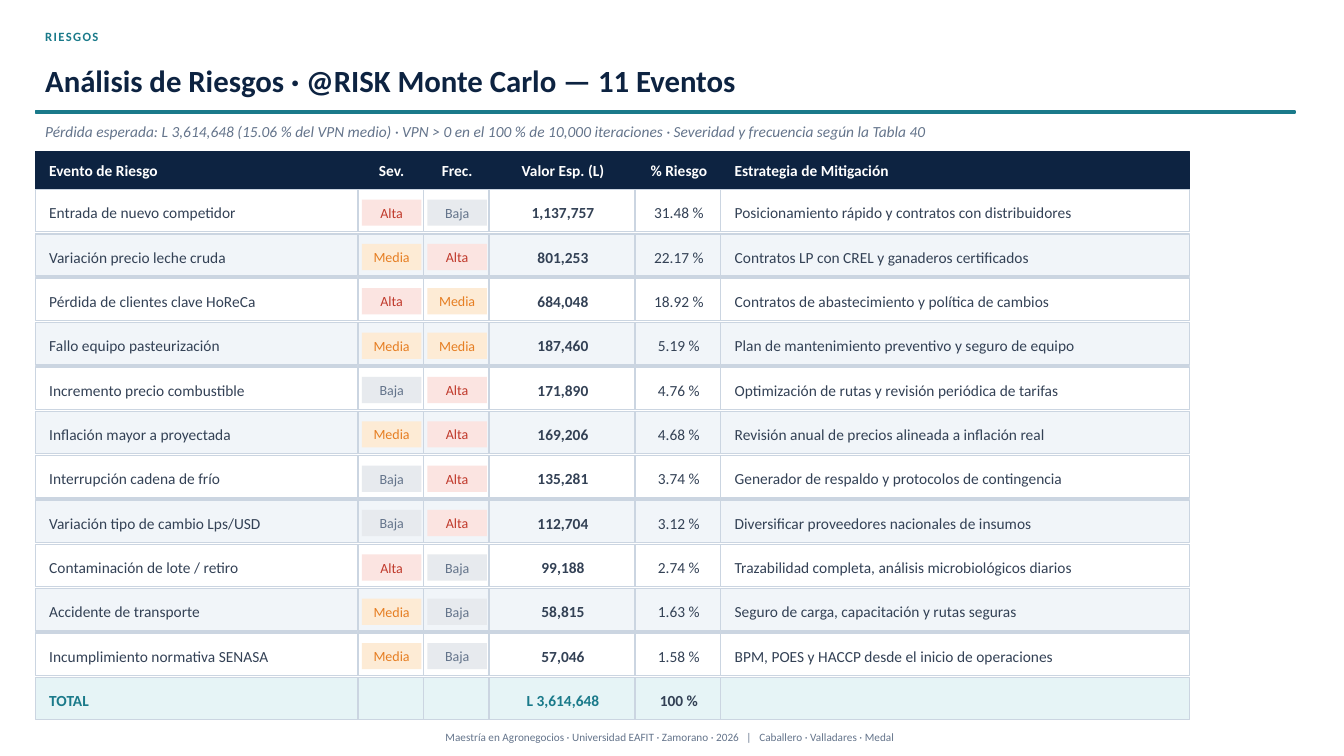
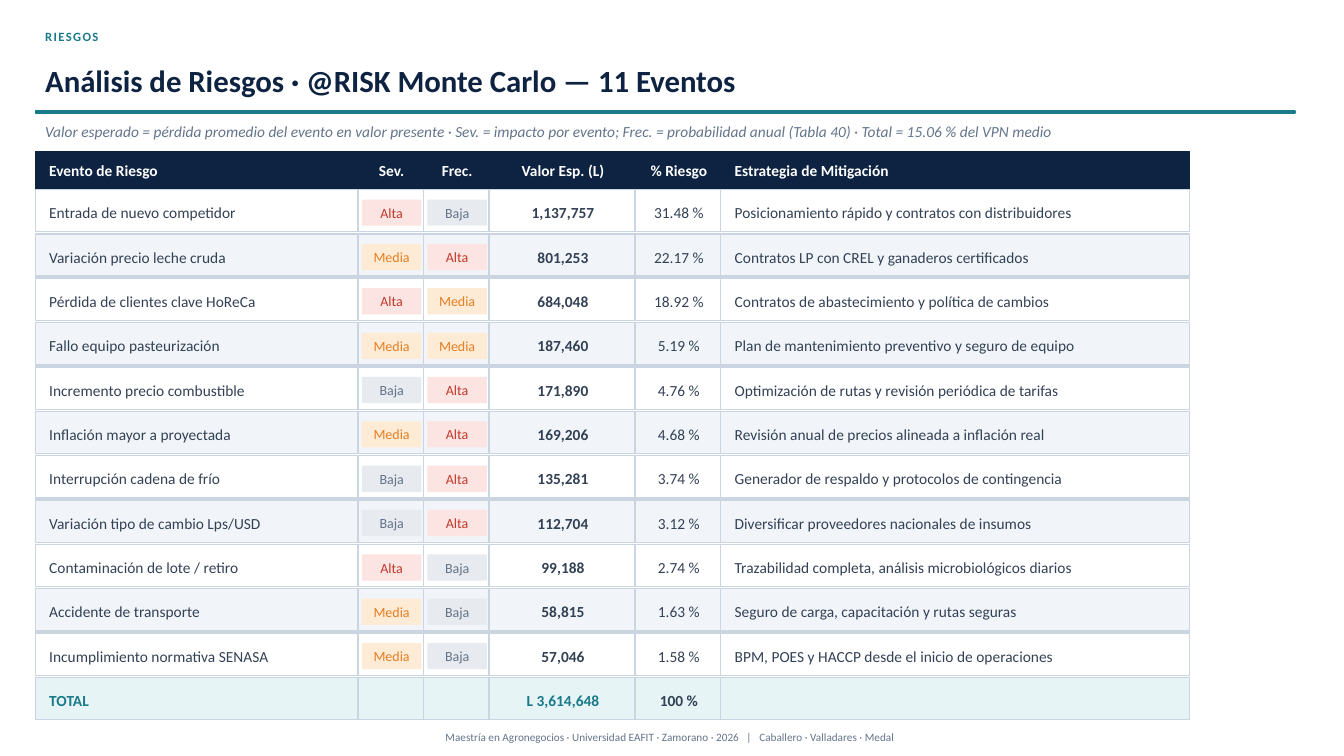
Before and after one commit to modelqdeluxe-ops/ss, a slide deck: slide 29 of Defensa_Tesis_Jaime_Fredy_Horacio_corregida.pptx. Drawn at 1344x756 pixels with LibreOffice and Linux fonts; fonts in the diff are those of the drawing. Boxes give left, top, right and bottom in pixels: in the first picture for what was removed or moved away, otherwise in the second. Text is boxed around its words. In the diff, an @@ line names an element or a change of style, - is before the commit and + after.

```diff
--- a/Defensa_Tesis_Jaime_Fredy_Horacio_corregida.pptx
+++ b/Defensa_Tesis_Jaime_Fredy_Horacio_corregida.pptx
@@ text at bbox=[45, 126, 1051, 140]: text changed @@
-Pérdida esperada: L 3,614,648 (15.06 % del VPN medio) · VPN > 0 en el 100 % de 10,000 iteraciones · Severidad y frecuencia según la Tabla 40
+Valor esperado = pérdida promedio del evento en valor presente · Sev. = impacto por evento; Frec. = probabilidad anual (Tabla 40) · Total = 15.06 % del VPN medio
```
Also in this commit, not shown: 9 other slides changed, 1 slide removed, 2 other files.
